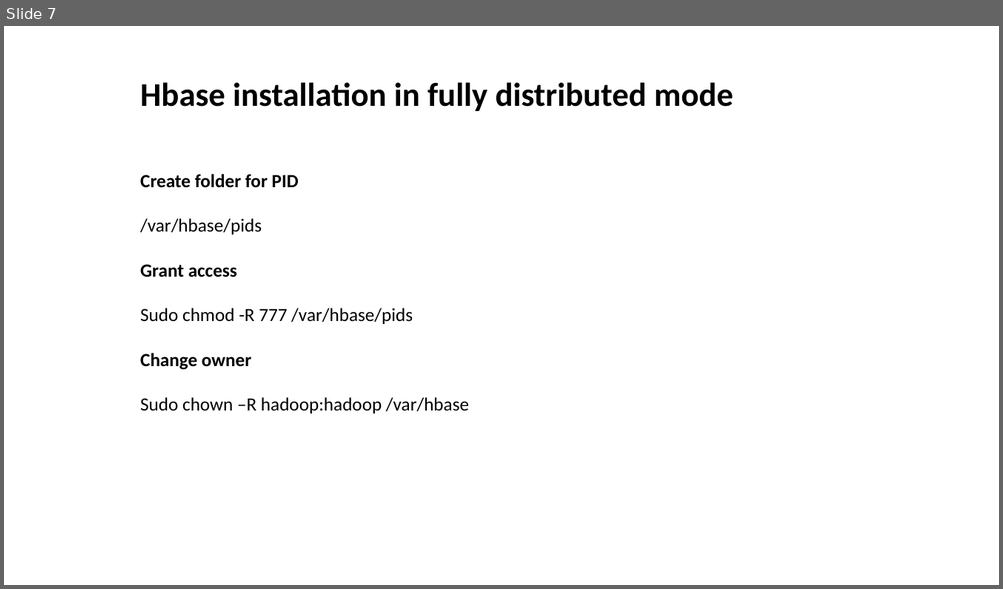
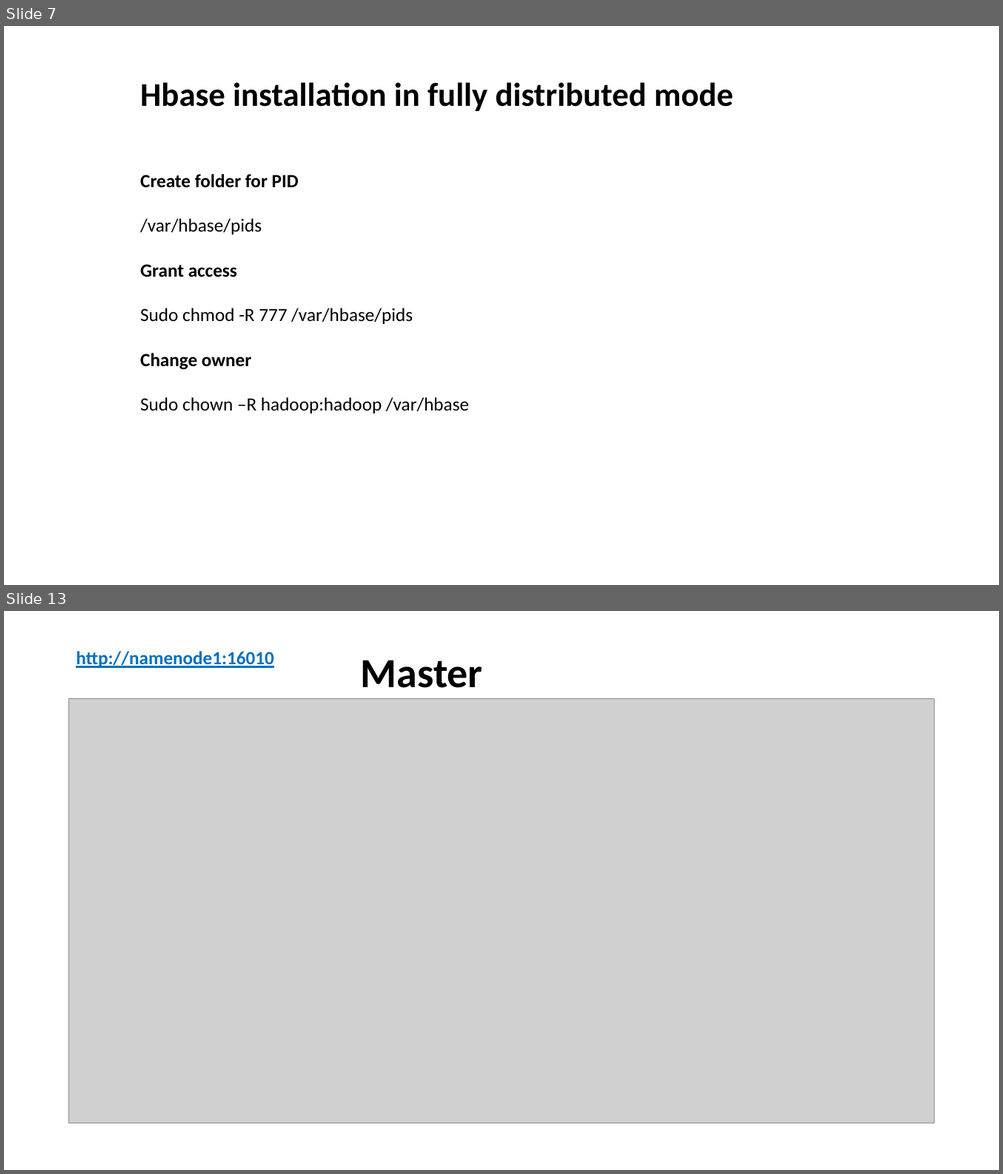
Before and after one commit to aashmishra/Bigdata_ppt, a slide deck: hbase.pptx. Shown one above the other, each under a label of ours: slide 7 before the commit, slides 7 and 13 after it; the slides between them are not shown. The pictures are 1003x589 and 1003x1174 pixels, drawn with LibreOffice and Linux fonts; fonts in the diff are those of the drawing; grey boxes stand for pictures. Boxes give left, top, right and bottom in pixels: in the first picture for what was removed or moved away, otherwise in the second. Text is boxed around its words. In the diff, an @@ line names an element or a change of style, - is before the commit and + after.

```diff
--- a/hbase.pptx
+++ b/hbase.pptx
@@ slide 13 added at (x1=4, y1=611, x2=999, y2=1170), background #FFFFFF @@
@@ text added at (x1=76, y1=651, x2=274, y2=668), 18 pt, text #0070C0, bold, underline @@
+http://namenode1:16010
@@ text added at (x1=361, y1=660, x2=483, y2=688), 40 pt, text #000000, bold @@
+Master
@@ picture added at (x1=69, y1=699, x2=934, y2=1125) @@
```
Also in this commit, not shown: 6 slides changed, 4 other slides added, 2 slides removed.
